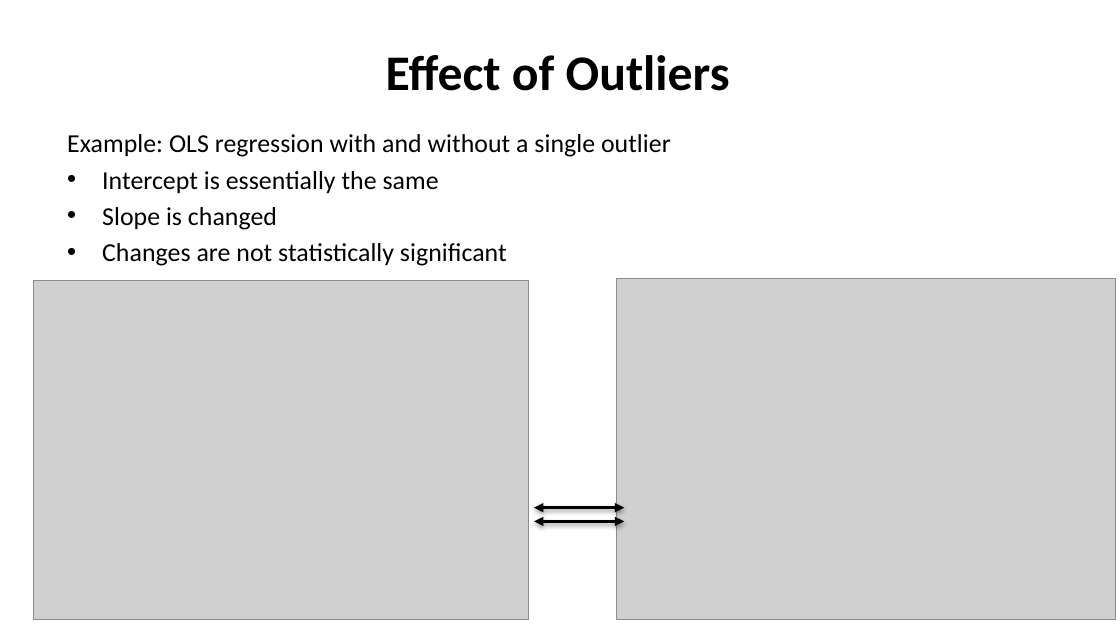
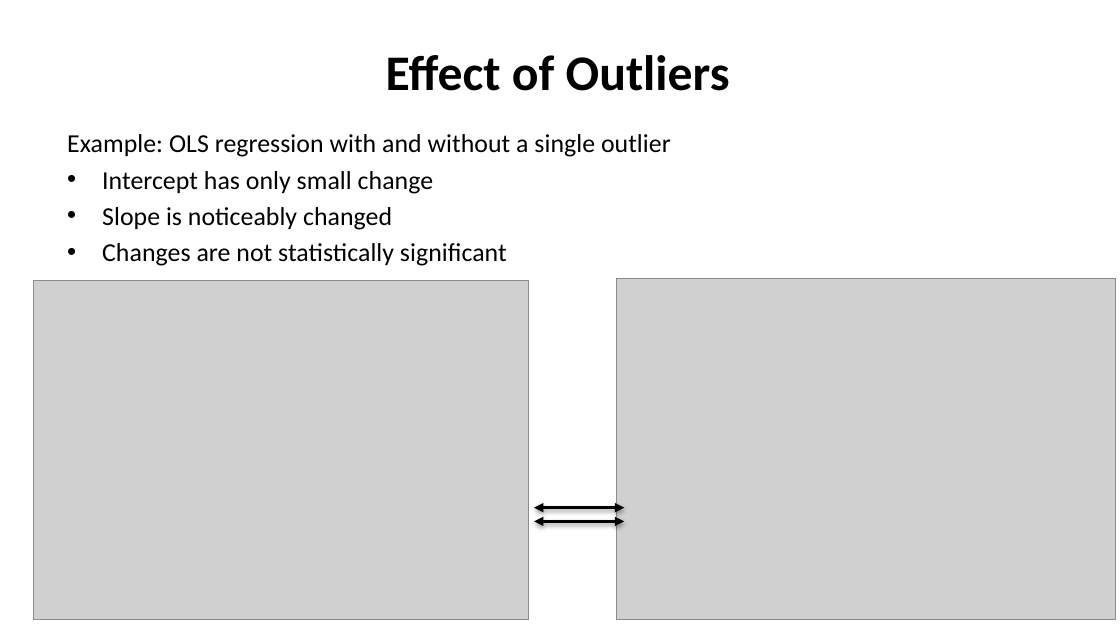
Before and after one commit to StephenElston/CSCI-E-83, a slide deck: slide 37 of LectureSlides/10b_ModelsFor OutliersAndOverdispersion.pptx. Drawn at 1120x630 pixels with LibreOffice and Linux fonts; fonts in the diff are those of the drawing; grey boxes stand for pictures. Boxes give left, top, right and bottom in pixels: in the first picture for what was removed or moved away, otherwise in the second. Text is boxed around its words. In the diff, an @@ line names an element or a change of style, - is before the commit and + after.

```diff
--- a/LectureSlides/10b_ModelsFor OutliersAndOverdispersion.pptx
+++ b/LectureSlides/10b_ModelsFor OutliersAndOverdispersion.pptx
@@ text at [102, 171, 433, 230]: text changed @@
-• Intercept is essentially the same
-• Slope is changed
+• Intercept has only small change
+• Slope is noticeably changed
```
Also in this commit, not shown: 20 other slides changed, 1 slide added.
